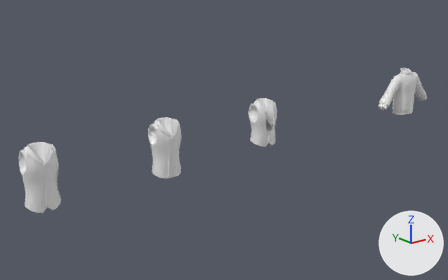
Renders of the Blender file Attires/Attires_Layerwear1/Attires_Layerwear1_ALL.blend from each side of a commit.
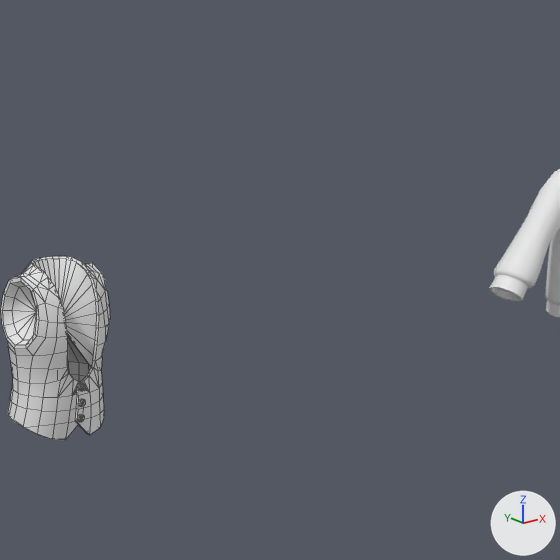
There are two pictures of each version: one whole from a 50 mm lens placed at (-2.21, -5.7, 3.4), pointed at (2.63, 0.35, 0.98), one close up on the part from 55% to 88% of the width and 11% to 64% of the height. Arrows for +X, +Y and +Z are at lower right; the lights stay in place. The last two pictures show the newer version. The close-ups show mesh edges as thin lines.

In view in the first close-up: 'Attire_Layerwear1_SweaterBig', 'Attire_Layerwear1_SweaterBig_Sleeves', 'Attire_Layerwear1_VestTailcoat'.
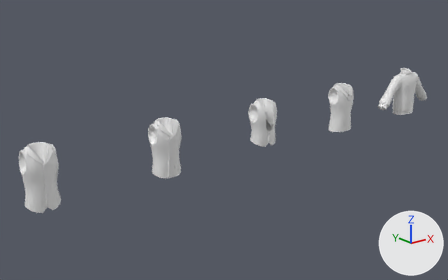
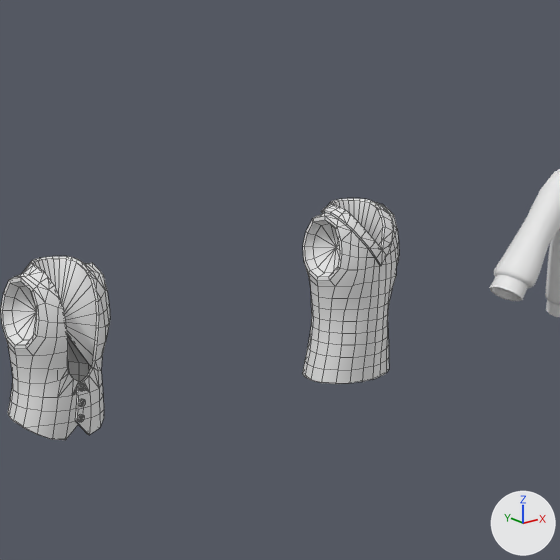
The change, as a list of edits to the scene's bpy script:
```text
Add me_attire_layerwear1_sweaterformal:
    me_attire_layerwear1_sweaterformal.from_pydata(...)  # 269 vertices, 285 faces; spans x 0.0..0.188, y -0.139..0.131, z 0.868..1.528
    me_attire_layerwear1_sweaterformal.polygons.foreach_set('use_smooth', [True] * 285)
Add ob_attire_layerwear1_sweaterformal:
    ob_attire_layerwear1_sweaterformal = bpy.data.objects.new('Attire_Layerwear1_SweaterFormal', me_attire_layerwear1_sweaterformal)
    ob_attire_layerwear1_sweaterformal.location = (4.5, 0.0, 0.0)
    _m = ob_attire_layerwear1_sweaterformal.modifiers.new('Mirror', 'MIRROR')
```

Location of each change, [x1, y1, x2, y2] in pixels of the close-ups (560 x 560 px):
'Attire_Layerwear1_SweaterFormal', added: after [303, 198, 399, 384]
